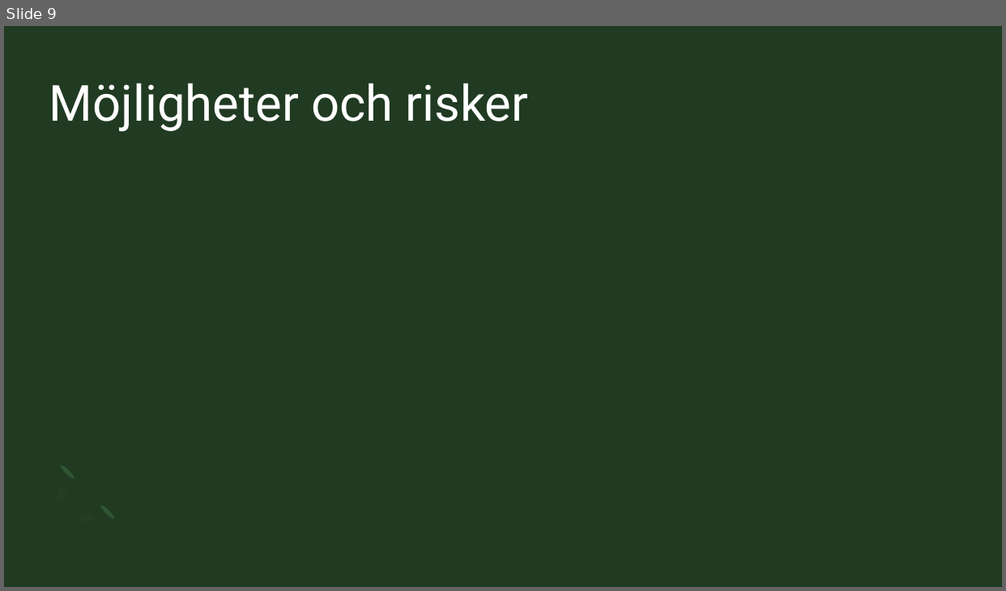
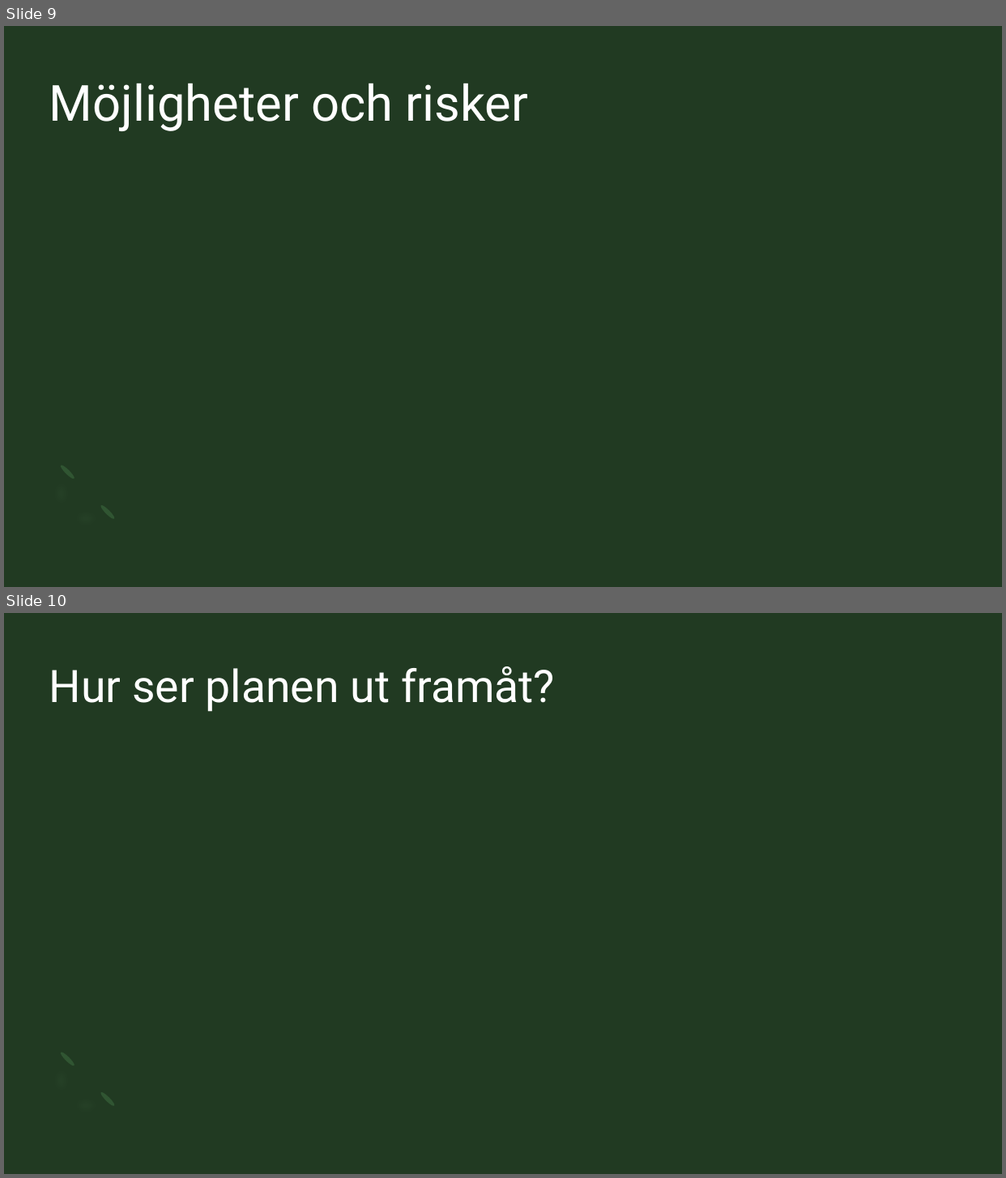
Before and after one commit to Sjofil/HASAB-IDA3, a slide deck: Delredovisning/Sustainable Forms presentation.pptx. Shown one above the other, each under a label of ours: slide 9 before the commit, slides 9 and 10 after it. The pictures are 1006x591 and 1006x1178 pixels, drawn with LibreOffice and Linux fonts; fonts in the diff are those of the drawing. Boxes give left, top, right and bottom in pixels: in the first picture for what was removed or moved away, otherwise in the second. Text is boxed around its words. In the diff, an @@ line names an element or a change of style, - is before the commit and + after.

```diff
--- a/Delredovisning/Sustainable Forms presentation.pptx
+++ b/Delredovisning/Sustainable Forms presentation.pptx
@@ slide 10 added at bbox=[4, 613, 1002, 1174], background #213A22; not listed: 3 template elements that a slide beside it also shows @@
@@ title added at bbox=[49, 666, 555, 712], 43.2 pt, text #FFFFFF @@
+Hur ser planen ut framåt?
```
Also in this commit, not shown: 3 slides changed.
